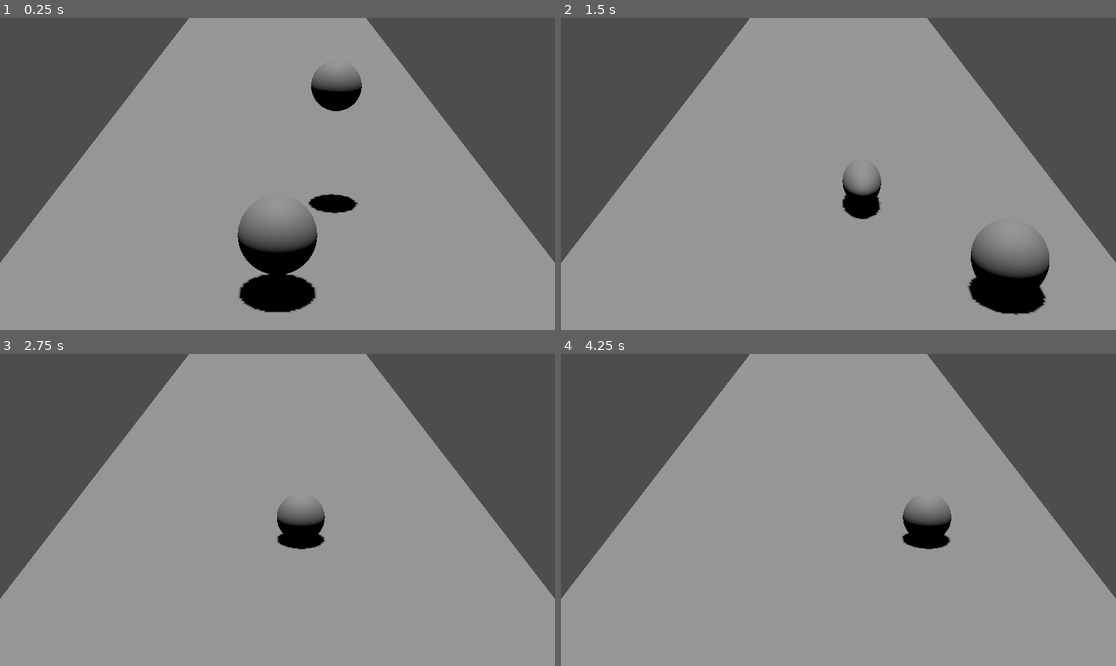
Above: before the commit, frames 1-4 (two rows, left to right).
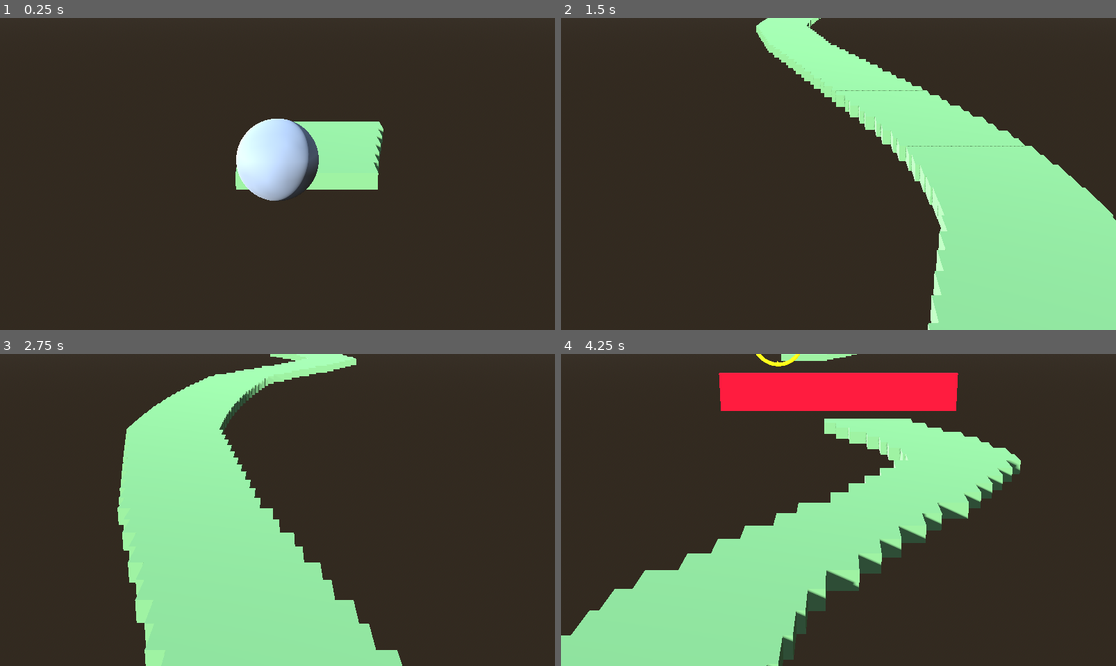
Above: after the commit, the same moments.

Repository: ZackyGameDev/iWannaBeInDigisPLEASE
Game: Godot game, scene res://rooms/level.tscn
Same seed, same stepped clock (60 frames per second), same inputs: the game is played once before the commit and once after it. Before the commit the project has no main scene; this scene is started directly in both runs.
Inputs:
- Up to frame 1 (0.25 s): no input
- Up to frame 2 (1.5 s): tap Enter (ui_accept) at 0.5, 0.77 s; hold Right (ui_right) 0.53-1.28 s; hold Down (ui_down) from 1.28 s (still down)
- Up to frame 3 (2.75 s): tap Enter (ui_accept) at 1.52 s; release Down (ui_down) at 2.03 s; hold Right (ui_right) from 2.03 s (still down)
- Up to frame 4 (4.25 s): release Right (ui_right) at 2.78 s; hold Up (ui_up) 2.78-3.53 s; tap Enter (ui_accept) at 3.02, 3.77 s; hold Left (ui_left) from 3.53 s (still down)

The runs differ from the first frame. In frame 1, 100% of the frame differs, in the area x 0-100%, y 0-100%; in frame 2, 100%; in frame 3, 100%; in frame 4, 100%.

Commit message:
particles, and... obstacles

Diff:
--- a/mesh/floor.tres
+++ b/mesh/floor.tres
@@ -1,4 +1,4 @@
 [gd_resource type="BoxShape3D" format=3 uid="uid://begxx5rv4gkgl"]
 
 [resource]
-size = Vector3(25, 1, 100)
+size = Vector3(25, 50, 200)
--- /dev/null
+++ b/objects/floor.tscn
@@ -0,0 +1,23 @@
+[gd_scene load_steps=5 format=3 uid="uid://bgfkfn62rfwdk"]
+
+[ext_resource type="Script" uid="uid://brvpdku2eykkg" path="res://scripts/floor.gd" id="1_3f04m"]
+
+[sub_resource type="BoxShape3D" id="BoxShape3D_q5tdb"]
+size = Vector3(6, 1, 4)
+
+[sub_resource type="BoxMesh" id="BoxMesh_q5tdb"]
+size = Vector3(8, 1, 2)
+
+[sub_resource type="StandardMaterial3D" id="StandardMaterial3D_3f04m"]
+albedo_color = Color(0.526775, 0.784167, 0.507192, 1)
+
+[node name="floor" type="StaticBody3D"]
+script = ExtResource("1_3f04m")
+
+[node name="collision" type="CollisionShape3D" parent="."]
+transform = Transform3D(1, 0, 0, 0, 1, 0, 0, 0, 1, 0, 0.5, 0)
+shape = SubResource("BoxShape3D_q5tdb")
+
+[node name="visual" type="MeshInstance3D" parent="collision"]
+mesh = SubResource("BoxMesh_q5tdb")
+surface_material_override/0 = SubResource("StandardMaterial3D_3f04m")
--- /dev/null
+++ b/objects/ring.tscn
@@ -0,0 +1,90 @@
+[gd_scene load_steps=11 format=3 uid="uid://bns7s72w87pmv"]
+
+[ext_resource type="Script" uid="uid://dydfw3bpn7dsb" path="res://scripts/ring.gd" id="1_w5hb6"]
+
+[sub_resource type="TorusMesh" id="TorusMesh_w5hb6"]
+inner_radius = 3.0
+outer_radius = 3.5
+
+[sub_resource type="StandardMaterial3D" id="StandardMaterial3D_w5hb6"]
+transparency = 1
+albedo_color = Color(1, 0.796078, 0, 1)
+emission_enabled = true
+emission = Color(0.984314, 0.905882, 0, 1)
+
+[sub_resource type="CylinderShape3D" id="CylinderShape3D_coryr"]
+height = 0.155
+radius = 1.104
+
+[sub_resource type="ParticleProcessMaterial" id="ParticleProcessMaterial_w5hb6"]
+emission_shape = 6
+emission_ring_axis = Vector3(0, 0, 1)
+emission_ring_height = 0.5
+emission_ring_radius = 3.55
+emission_ring_inner_radius = 2.85
+emission_ring_cone_angle = 90.0
+direction = Vector3(0, 0, 0)
+spread = 180.0
+initial_velocity_max = 1.0
+
+[sub_resource type="StandardMaterial3D" id="StandardMaterial3D_ogjf3"]
+albedo_color = Color(1, 1, 0, 1)
+emission_enabled = true
+emission = Color(1, 0.862745, 0, 1)
+
+[sub_resource type="PrismMesh" id="PrismMesh_w5hb6"]
+material = SubResource("StandardMaterial3D_ogjf3")
+size = Vector3(0.2, 0.2, 0.09)
+
+[sub_resource type="ParticleProcessMaterial" id="ParticleProcessMaterial_ogjf3"]
+emission_shape = 6
+emission_ring_axis = Vector3(0, 0, 1)
+emission_ring_height = 1.0
+emission_ring_radius = 3.5
+emission_ring_inner_radius = 2.85
+emission_ring_cone_angle = 90.0
+direction = Vector3(0, 0, 0)
+spread = 180.0
+initial_velocity_min = 5.0
+initial_velocity_max = 5.0
+gravity = Vector3(0, 0, 0)
+
+[sub_resource type="StandardMaterial3D" id="StandardMaterial3D_mdp2e"]
+albedo_color = Color(1, 0.882353, 0, 1)
+emission_enabled = true
+emission = Color(1, 1, 0, 1)
+
+[sub_resource type="PrismMesh" id="PrismMesh_ogjf3"]
+material = SubResource("StandardMaterial3D_mdp2e")
+size = Vector3(0.2, 0.2, 0.1)
+
+[node name="ring" type="Area3D"]
+script = ExtResource("1_w5hb6")
+
+[node name="visual" type="MeshInstance3D" parent="."]
+transform = Transform3D(1, 0, 0, 0, -4.37114e-08, -1, 0, 1, -4.37114e-08, 0, 0, 0)
+mesh = SubResource("TorusMesh_w5hb6")
+skeleton = NodePath("../collision")
+surface_material_override/0 = SubResource("StandardMaterial3D_w5hb6")
+
+[node name="collision" type="CollisionShape3D" parent="."]
+transform = Transform3D(1, 0, 0, 0, -4.37114e-08, -1, 0, 1, -4.37114e-08, 0, 0, 0)
+shape = SubResource("CylinderShape3D_coryr")
+
+[node name="permanentparticles" type="GPUParticles3D" parent="."]
+amount = 24
+lifetime = 0.2
+randomness = 1.0
+fixed_fps = 60
+process_material = SubResource("ParticleProcessMaterial_w5hb6")
+draw_pass_1 = SubResource("PrismMesh_w5hb6")
+
+[node name="collectparticles" type="GPUParticles3D" parent="."]
+emitting = false
+amount = 256
+lifetime = 0.5
+one_shot = true
+process_material = SubResource("ParticleProcessMaterial_ogjf3")
+draw_pass_1 = SubResource("PrismMesh_ogjf3")
+
+[connection signal="body_entered" from="." to="." method="_on_body_entered"]
--- /dev/null
+++ b/objects/wall.tscn
@@ -0,0 +1,21 @@
+[gd_scene load_steps=5 format=3 uid="uid://dy4taq4nt37g5"]
+
+[ext_resource type="Script" uid="uid://d0dvf21wn7j4q" path="res://scripts/wall.gd" id="1_r71v4"]
+
+[sub_resource type="BoxShape3D" id="BoxShape3D_hklci"]
+
+[sub_resource type="StandardMaterial3D" id="StandardMaterial3D_r71v4"]
+albedo_color = Color(0.999451, 0, 0.180893, 1)
+
+[sub_resource type="BoxMesh" id="BoxMesh_r71v4"]
+size = Vector3(25, 4, 0.5)
+
+[node name="wall" type="StaticBody3D"]
+script = ExtResource("1_r71v4")
+
+[node name="collision" type="CollisionShape3D" parent="."]
+shape = SubResource("BoxShape3D_hklci")
+
+[node name="visual" type="MeshInstance3D" parent="collision"]
+material_override = SubResource("StandardMaterial3D_r71v4")
+mesh = SubResource("BoxMesh_r71v4")
--- a/project.godot
+++ b/project.godot
@@ -11,6 +11,7 @@
 [application]
 
 config/name="IwannabeinDigisPLEASE"
+run/main_scene="uid://6o4cvj6c04bo"
 config/features=PackedStringArray("4.4", "GL Compatibility")
 config/icon="res://icon.svg"
 
--- a/rooms/level.tscn
+++ b/rooms/level.tscn
@@ -1,62 +1,62 @@
-[gd_scene load_steps=7 format=3 uid="uid://6o4cvj6c04bo"]
+[gd_scene load_steps=10 format=3 uid="uid://6o4cvj6c04bo"]
 
-[ext_resource type="Script" uid="uid://chudnco4jb34f" path="res://scripts/player.gd" id="1_0dt1f"]
+[ext_resource type="PackedScene" uid="uid://cb812vmq8ibn1" path="res://scene/player.tscn" id="1_4ve75"]
 [ext_resource type="Shape3D" uid="uid://begxx5rv4gkgl" path="res://mesh/floor.tres" id="2_hx7to"]
-[ext_resource type="Script" uid="uid://6tikn2lwshfl" path="res://scripts/generator.gd" id="3_4ve75"]
-
-[sub_resource type="SphereShape3D" id="SphereShape3D_0dt1f"]
-radius = 2.0
-
-[sub_resource type="SphereMesh" id="SphereMesh_hx7to"]
-radius = 2.0
-height = 4.0
+[ext_resource type="Script" uid="uid://dvyusg2f24c1t" path="res://rooms/world.gd" id="3_dg3qb"]
+[ext_resource type="PackedScene" uid="uid://dnbarwxw3siyp" path="res://scene/generator.tscn" id="3_tibj6"]
+[ext_resource type="PackedScene" uid="uid://bgfkfn62rfwdk" path="res://objects/floor.tscn" id="4_tibj6"]
 
 [sub_resource type="BoxMesh" id="BoxMesh_4ve75"]
-size = Vector3(25, 1, 100)
+size = Vector3(25, 50, 200)
+
+[sub_resource type="ProceduralSkyMaterial" id="ProceduralSkyMaterial_dg3qb"]
+
+[sub_resource type="Sky" id="Sky_x0uc3"]
+sky_material = SubResource("ProceduralSkyMaterial_dg3qb")
+
+[sub_resource type="Environment" id="Environment_dg3qb"]
+background_mode = 2
+sky = SubResource("Sky_x0uc3")
 
 [node name="Level" type="Node3D"]
 
 [node name="Camera3D" type="Camera3D" parent="."]
-transform = Transform3D(1, 0, 0, 0, 0.935419, 0.35354, 0, -0.35354, 0.935419, 0, 15.638, 34.041)
-fov = 24.6
+transform = Transform3D(1, 0, 0, 0, 0.951154, 0.308718, 0, -0.308718, 0.951154, 0, 13.1091, 34.041)
+fov = 25.0
 
-[node name="ball" type="CharacterBody3D" parent="."]
-transform = Transform3D(0.8, 0, 0, 0, 0.8, 0, 0, 0, 0.8, 0, 4.80428, 7.90832)
-script = ExtResource("1_0dt1f")
+[node name="ball" parent="." instance=ExtResource("1_4ve75")]
+transform = Transform3D(0.8, 0, 0, 0, 0.8, 0, 0, 0, 0.8, 0, 6.86941, 7.90832)
+
+[node name="DirectionalLight3D" type="DirectionalLight3D" parent="."]
+transform = Transform3D(0.427199, -0.592908, -0.682614, 0.903699, 0.255956, 0.343241, -0.0287914, -0.763509, 0.645155, -1.09841, 18.547, 0)
+shadow_enabled = true
+
+[node name="earth" type="StaticBody3D" parent="."]
+transform = Transform3D(1, 0, 0, 0, 1, 0, 0, 0, 1, 0, 1, -128.263)
+visible = false
 metadata/_edit_group_ = true
 
-[node name="collision" type="CollisionShape3D" parent="ball"]
-shape = SubResource("SphereShape3D_0dt1f")
-
-[node name="visual" type="MeshInstance3D" parent="ball/collision"]
-mesh = SubResource("SphereMesh_hx7to")
-skeleton = NodePath("../..")
-
-[node name="DirectionalLight3D" type="DirectionalLight3D" parent="."]
-transform = Transform3D(1, 0, 0, 0, -4.37114e-08, 1, 0, -1, -4.37114e-08, 0, 10.3631, 0)
-shadow_enabled = true
-
-[node name="floor" type="StaticBody3D" parent="."]
-transform = Transform3D(1, 0, 0, 0, 1, 0, 0, 0, 1, 0, 0, -30.5983)
-metadata/_edit_group_ = true
-
-[node name="collision" type="CollisionShape3D" parent="floor"]
+[node name="collision" type="CollisionShape3D" parent="earth"]
+transform = Transform3D(1, 0, 0, 0, 1, 0, 0, 0, 1, 0, -25, 0)
 shape = ExtResource("2_hx7to")
 
-[node name="visual" type="MeshInstance3D" parent="floor/collision"]
+[node name="visual" type="MeshInstance3D" parent="earth/collision"]
 mesh = SubResource("BoxMesh_4ve75")
 
 [node name="world" type="Node3D" parent="."]
 transform = Transform3D(1, 0, 0, 0, 1, 0, 0, 0, 1, 0, 0, -71.217)
+script = ExtResource("3_dg3qb")
 
-[node name="generator" type="CharacterBody3D" parent="world"]
-transform = Transform3D(0.64, 0, 0, 0, 0.64, 0, 0, 0, 0.64, 0, 8.6477, 69.69)
-script = ExtResource("3_4ve75")
-metadata/_edit_group_ = true
+[node name="generator" parent="world" instance=ExtResource("3_tibj6")]
+transform = Transform3D(0.64, 0, 0, 0, 0.64, 0, 0, 0, 0.64, 0, 3.05493, -42.0965)
 
-[node name="collision" type="CollisionShape3D" parent="world/generator"]
-shape = SubResource("SphereShape3D_0dt1f")
+[node name="floor" parent="world" instance=ExtResource("4_tibj6")]
+transform = Transform3D(1, 0, 0, 0, 1, 0, 0, 0, 1, 0, 0, 79.153)
 
-[node name="visual" type="MeshInstance3D" parent="world/generator/collision"]
-mesh = SubResource("SphereMesh_hx7to")
-skeleton = NodePath("../..")
+[node name="OmniLight3D" type="OmniLight3D" parent="."]
+transform = Transform3D(1, 0, 0, 0, 1, 0, 0, 0, 1, 0, 18.4857, 0)
+visible = false
+omni_range = 85.9852
+
+[node name="WorldEnvironment" type="WorldEnvironment" parent="."]
+environment = SubResource("Environment_dg3qb")
--- /dev/null
+++ b/rooms/world.gd
@@ -0,0 +1,14 @@
+extends Node3D
+@export var initial_scroll_speed = 0.5
+var scroll_speed = initial_scroll_speed
+@export var max_scroll_speed = 2
+var player_dash_bonus = 0
+
+func _physics_process(delta: float) -> void:
+	scroll_speed += (max_scroll_speed - initial_scroll_speed) / 2000
+	if scroll_speed > max_scroll_speed:
+		scroll_speed = max_scroll_speed
+	for child in get_children():
+		#if not child is CharacterBody3D:
+		# dash bonus is set directly by player.gd
+		child.position.z += scroll_speed + player_dash_bonus
--- /dev/null
+++ b/scene/generator.tscn
@@ -0,0 +1,22 @@
+[gd_scene load_steps=4 format=3 uid="uid://dnbarwxw3siyp"]
+
+[ext_resource type="Script" uid="uid://6tikn2lwshfl" path="res://scripts/generator.gd" id="1_fqrab"]
+
+[sub_resource type="SphereShape3D" id="SphereShape3D_0dt1f"]
+radius = 2.0
+
+[sub_resource type="SphereMesh" id="SphereMesh_hx7to"]
+radius = 2.0
+height = 4.0
+
+[node name="generator" type="CharacterBody3D"]
+transform = Transform3D(0.64, 0, 0, 0, 0.64, 0, 0, 0, 0.64, 0, 0, 0)
+script = ExtResource("1_fqrab")
+metadata/_edit_group_ = true
+
+[node name="collision" type="CollisionShape3D" parent="."]
+shape = SubResource("SphereShape3D_0dt1f")
+
+[node name="visual" type="MeshInstance3D" parent="collision"]
+mesh = SubResource("SphereMesh_hx7to")
+skeleton = NodePath("../..")
--- /dev/null
+++ b/scene/player.tscn
@@ -0,0 +1,73 @@
+[gd_scene load_steps=9 format=3 uid="uid://cb812vmq8ibn1"]
+
+[ext_resource type="Script" uid="uid://chudnco4jb34f" path="res://scripts/player.gd" id="1_xo3ru"]
+
+[sub_resource type="SphereShape3D" id="SphereShape3D_xo3ru"]
+radius = 2.0
+
+[sub_resource type="SphereMesh" id="SphereMesh_hx7to"]
+radius = 2.0
+height = 4.0
+
+[sub_resource type="StandardMaterial3D" id="StandardMaterial3D_xo3ru"]
+albedo_color = Color(0.827451, 0.901961, 1, 1)
+metallic = 0.71
+
+[sub_resource type="ParticleProcessMaterial" id="ParticleProcessMaterial_xo3ru"]
+emission_shape_scale = Vector3(0.5, 0.1, 0.5)
+emission_shape = 2
+emission_sphere_radius = 1.0
+direction = Vector3(0, -1, 0)
+spread = 0.0
+initial_velocity_min = -0.45
+initial_velocity_max = 30.4
+
+[sub_resource type="StandardMaterial3D" id="StandardMaterial3D_hjaqi"]
+albedo_color = Color(0.929412, 0.890196, 0.862745, 1)
+emission_enabled = true
+emission = Color(1, 1, 1, 1)
+
+[sub_resource type="CylinderMesh" id="CylinderMesh_fvtld"]
+material = SubResource("StandardMaterial3D_hjaqi")
+top_radius = 0.05
+bottom_radius = 0.0
+height = 2.5
+
+[sub_resource type="ParticleProcessMaterial" id="ParticleProcessMaterial_hjaqi"]
+emission_shape_scale = Vector3(3, 0.5, 3)
+emission_shape = 1
+emission_sphere_radius = 1.0
+direction = Vector3(0, -1, 0)
+spread = 0.0
+initial_velocity_max = 139.8
+
+[node name="ball" type="CharacterBody3D"]
+transform = Transform3D(0.8, 0, 0, 0, 0.8, 0, 0, 0, 0.8, 0, 0, 0)
+script = ExtResource("1_xo3ru")
+metadata/_edit_group_ = true
+
+[node name="collision" type="CollisionShape3D" parent="."]
+shape = SubResource("SphereShape3D_xo3ru")
+
+[node name="visual" type="MeshInstance3D" parent="collision"]
+mesh = SubResource("SphereMesh_hx7to")
+skeleton = NodePath("../..")
+surface_material_override/0 = SubResource("StandardMaterial3D_xo3ru")
+
+[node name="jumpparticles" type="GPUParticles3D" parent="."]
+transform = Transform3D(1, 0, 0, 0, 0.999377, 0.0352833, 0, -0.0352833, 0.999377, 0, 0, 0)
+emitting = false
+amount = 16
+lifetime = 0.2
+fixed_fps = 60
+process_material = SubResource("ParticleProcessMaterial_xo3ru")
+draw_pass_1 = SubResource("CylinderMesh_fvtld")
+
+[node name="dashparticles" type="GPUParticles3D" parent="."]
+transform = Transform3D(1, 0, 0, 0, -4.37114e-08, 1, 0, -1, -4.37114e-08, 0, 0, 0)
+emitting = false
+amount = 13
+lifetime = 0.07
+fixed_fps = 60
+process_material = SubResource("ParticleProcessMaterial_hjaqi")
+draw_pass_1 = SubResource("CylinderMesh_fvtld")
--- /dev/null
+++ b/scripts/floor.gd
@@ -0,0 +1,37 @@
+extends StaticBody3D
+
+var next_generated = false
+@export var cpu_distance = 0.25
+var generator: CharacterBody3D
+var tile_length
+
+func _ready() -> void:
+	$collision.shape.size = $collision/visual.mesh.size
+	$collision.position.y = $collision.shape.size.y/2
+	tile_length = $collision/visual.mesh.size.z
+	cpu_distance = tile_length
+	generator = get_parent().get_node("generator")
+	if !generator.is_on_floor() || generator.in_dash():
+		#queue_free() # KILL YOURSELF
+		# wait it needs to be alive to produce the next tiles after dash ends.
+		$collision.disabled = true
+		$collision/visual.visible = false
+
+
+func _process(delta: float) -> void:
+	if (global_position.z > 25):
+		# you serve ZERO PURPOSE
+		# you should kill yourself NOW
+		queue_free()
+
+	if next_generated:
+		return
+
+	if (position.z - tile_length) > generator.position.z - cpu_distance:
+		var next_tile = preload("res://objects/floor.tscn").instantiate()
+		get_parent().add_child(next_tile)
+		next_tile.position = self.position
+		next_tile.position.x = generator.position.x
+		next_tile.position.z -= tile_length
+		next_tile.position.y = 0
+		next_generated = true
--- a/scripts/generator.gd
+++ b/scripts/generator.gd
@@ -13,27 +13,55 @@
 
 # THATS RIGHT BABY ITS TIME TO MAKE A GENERAAAAAAAAAATOR
 @export var x_limit = 9.0
-@export var decision_cooldown = 20
-@export var jump_chance = 0.1
-@export var dash_chance = 0.15
-@export var move_change_chance = 0.3
+@export var default_decision_cooldown = 30
+var decision_cooldown = 20
+@export var jump_chance = 0.2
+@export var dash_chance_midair = 0.5
+@export var dash_chance_ground = 0.05
+@export var move_change_chance = 0.4
 
+var will_dash_midair = false
 var decision_timer = 0
 var move_dir = 1
+var zstart;
+var world: Node3D
+var will_spawn_wall = false
+
+func _ready() -> void:
+	zstart = position.z
+	world = get_parent()
 
 func can_dash() -> bool:
 	return dash_stamina >= dash_cooldown
+
+func spawn_wall() -> void:
+	if will_spawn_wall == true:
+		var wall = preload("res://objects/wall.tscn").instantiate()
+		get_parent().add_child(wall)
+		wall.position = Vector3.ZERO
+		wall.position.z = position.z
+	will_spawn_wall = false
+
+func spawn_ring() -> void:
+	var ring = preload("res://objects/ring.tscn").instantiate()
+	get_parent().add_child(ring)
+	ring.position = position
 
 func behave_dash():
 	if dash_stamina < dash_time:
 		velocity.y = 0
 		$collision/visual.scale = Vector3(0.8, 0.8, 1.6)
+		position.z -= world.scroll_speed * 0.5
+		if dash_stamina == int(dash_time / 2):
+			spawn_ring()
 	dash_stamina += 1
 	if dash_stamina > dash_cooldown:
 		dash_stamina = dash_cooldown
 
 func in_dash():
-	return dash_stamina < dash_time*5/6
+	# this is slightly more time than player,
+	# so the player has a leeway on this guy.
+	return dash_stamina < dash_time
 
 func _cpu_decide():
 	if in_dash():
@@ -50,11 +78,17 @@
 	if is_on_floor() and randf() < jump_chance:
 		velocity.y = jump_velocity
 		$collision/visual.scale = Vector3(0.7, 1.5, 0.7)
-
-	if can_dash() and (is_on_floor() or abs(velocity.y) < 1.5) and randf() < dash_chance:
+		# on jump we decide if it will be followed by mid air dash
+		will_spawn_wall = true
+		if randf() < dash_chance_midair:
+			will_dash_midair = true
+		else:
+			will_dash_midair = false
+	if can_dash() and is_on_floor() and randf() < dash_chance_ground:
 		dash_stamina = 0
 
-func _physics_process(delta) -> void:
+func step(delta) -> void:
+	decision_cooldown = default_decision_cooldown / world.scroll_speed
 	if $collision/visual.scale != Vector3(1, 1, 1):
 		var d = (Vector3(1, 1, 1) - $collision/visual.scale) / 15.0
 		if d.length() < 0.0005:
@@ -65,6 +99,10 @@
 	# AI real real fr bruh
 	_cpu_decide()
 
+	# acting upon the jump dash
+	if will_dash_midair and can_dash() and (velocity.y < 0 and position.y < 6 and !is_on_floor()):
+		dash_stamina = 0
+		will_dash_midair = false
 	if not in_dash():
 		var direction = Vector3(move_dir, 0, 0).normalized()
 		velocity.x += direction.x * accel
@@ -81,8 +119,13 @@
 		velocity.x = 0;
 	velocity.y -= gravity * delta
 
+	# wall spawning
+	if will_spawn_wall and position.y > 6:
+		spawn_wall()
+
 	behave_dash()
 	move_and_slide()
+	position.z -= world.scroll_speed
 
 	# i dont have time to make it choose to not go outta bounds
 	if global_position.x < -x_limit:
@@ -98,3 +141,7 @@
 	if is_on_floor() and pvsp > 1:
 		if pvsp > 20: pvsp = 20
 		$collision/visual.scale = Vector3(1.6, 0.5, 1.6) * pvsp/20
+
+func _physics_process(delta) -> void:
+	while (position.z > zstart):
+		step(delta)
--- a/scripts/player.gd
+++ b/scripts/player.gd
@@ -11,14 +11,26 @@
 var pvsp = 0.0
 var squash_thresh = 0.1
 var dash_stamina = dash_cooldown
+var world: Node3D
+var jparticle_countdown = 0
+
+func _ready():
+	world = get_parent().get_node("world")
 
 func can_dash() -> bool:
 	return dash_stamina >= dash_cooldown
 
 func behave_dash():
+	if (in_dash()):
+		$dashparticles.emitting = true
+	else:
+		$dashparticles.emitting = false
+
+	world.player_dash_bonus = 0
 	if (dash_stamina < dash_time):
 		velocity.y = 0
 		$collision/visual.scale = Vector3(0.8, 0.8, 1.6)
+		world.player_dash_bonus = world.scroll_speed * 0.5
 	dash_stamina += 1
 	if dash_stamina > dash_cooldown: dash_stamina = dash_cooldown
 
@@ -26,6 +38,10 @@
 	return dash_stamina < dash_time*5/6
 
 func _physics_process(delta) -> void:
+	jparticle_countdown -= 1
+	if jparticle_countdown < 0:
+		jparticle_countdown = 0
+		$jumpparticles.emitting = false
 	if $collision/visual.scale != Vector3(1, 1, 1):
 		var d = (Vector3(1, 1, 1) - $collision/visual.scale)/15.0
 		if d.length() < 0.0005:
@@ -64,6 +80,8 @@
 	elif Input.is_action_just_pressed("ui_up"):
 		velocity.y = jump_velocity
 		$collision/visual.scale = Vector3(0.7, 1.5, 0.7)
+		$jumpparticles.emitting = true
+		jparticle_countdown = 10
 
 	velocity.y -= gravity * delta
 	# dash
@@ -73,6 +91,7 @@
 	behave_dash()
 
 	pvsp = abs(velocity.y)
+	if (velocity.z < 0): velocity.z = 0
 	if move_and_slide():
 		if (pvsp > 1):
 			if (pvsp > 20): pvsp = 20
--- /dev/null
+++ b/scripts/ring.gd
@@ -0,0 +1,18 @@
+extends Area3D
+
+
+func _on_body_entered(body: Node3D) -> void:
+	if (body.name == "ball"):
+		$collectparticles.emitting = true
+		var tween = create_tween()
+		tween.set_parallel(true)
+		tween.tween_property(self, "scale", Vector3(2, 2, 2), 0.1)
+		tween.tween_property($visual.material_override, "albedo_color:a", 0.0, 0.1)
+		tween.finished.connect(func(): queue_free())
+
+
+func _physics_process(delta: float) -> void:
+	if (global_position.z > 25):
+		# you serve ZERO PURPOSE
+		# you should kill yourself NOW
+		queue_free()
--- /dev/null
+++ b/scripts/wall.gd
@@ -0,0 +1,18 @@
+extends StaticBody3D
+
+@export var cpu_distance = 0.25
+var generator: CharacterBody3D
+var tile_length
+
+func _ready() -> void:
+	$collision.shape.size = $collision/visual.mesh.size
+	$collision.position.y = $collision.shape.size.y/2
+	tile_length = $collision/visual.mesh.size.z
+	cpu_distance = tile_length
+	generator = get_parent().get_node("generator")
+
+func _physics_process(delta: float) -> void:
+	if (global_position.z > 25):
+		# you serve ZERO PURPOSE
+		# you should kill yourself NOW
+		queue_free()
Not shown, added: rooms/world.gd.uid
Not shown, added: scripts/floor.gd.uid
Not shown, added: scripts/ring.gd.uid
Not shown, added: scripts/wall.gd.uid
